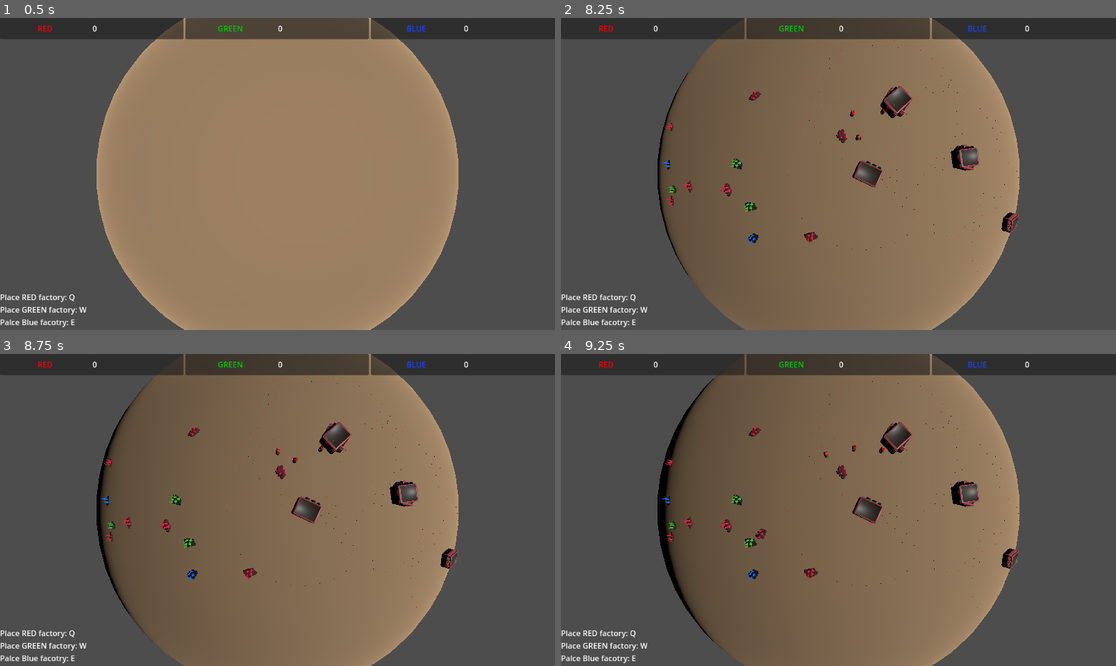
Above: before the commit, frames 1-4 (two rows, left to right).
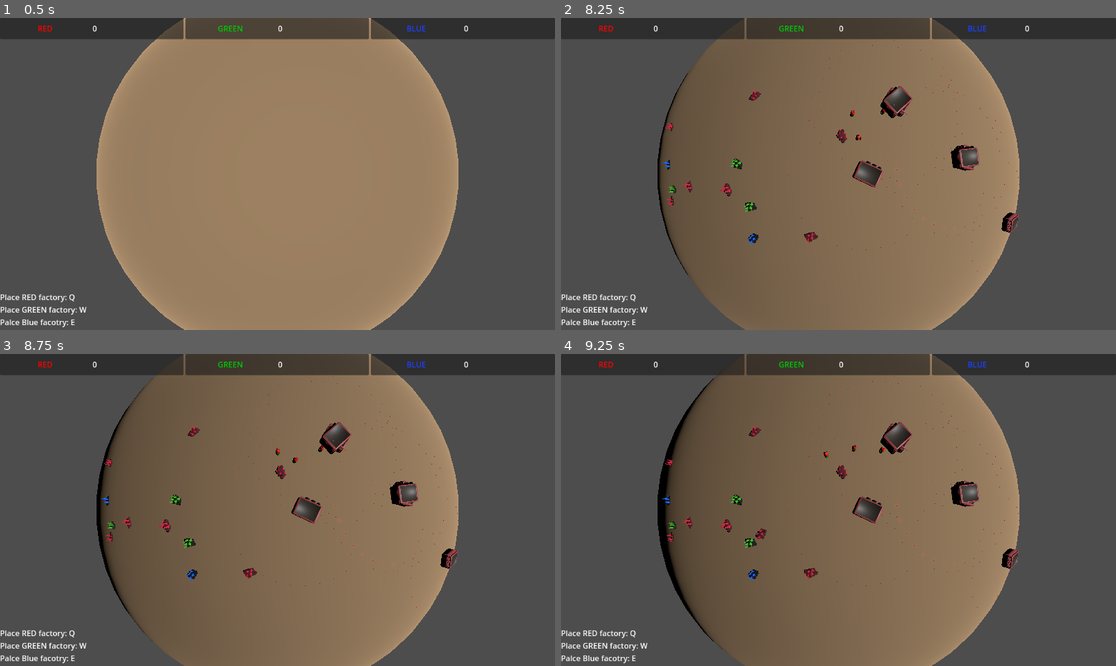
Above: after the commit, the same moments.

Repository: ShadowCurse/gmtk_2024
Game: Godot game, scene res://solar_system.tscn
Two runs of this game, one before a commit and one after it. Both use one fixed random seed, a clock stepped at 60 frames per second and the inputs below.
Inputs (mouse positions are in pixels of both pictures, inside the frame that each line leads up to):
- Up to frame 1 (0.5 s): no input
- Up to frame 2 (8.25 s): tap Enter at 0.5, 2.75, 4.25 s; move the mouse to (960, 158) at 0.52 s; hold Right (ui_right) 0.53-1.28 s; tap W (place_hub) every 1.5 s from 0.6 to 8.1 s; click (960, 158) at 0.67 s; tap Space at 1.25, 3.5, 5.75 s; move the mouse to (727, 189) at 1.27 s; hold Down (ui_down) 1.28-2.03 s; tap Q (place_resource) every 1.5 s from 1.35 to 7.35 s; move the mouse to (894, 105) at 2.02 s; hold Right (ui_right) 2.03-2.78 s; move the mouse to (810, 236) at 2.77 s; hold Up (ui_up) 2.78-3.53 s; click (810, 236) at 2.92 s; move the mouse to (1005, 220) at 3.52 s; hold Left (ui_left) 3.53-5.03 s; move the mouse to (672, 127) at 4.27 s; move the mouse to (866, 174) at 5.02 s; hold Down (ui_down) 5.03-5.78 s; click (866, 174) at 5.17 s; move the mouse to (755, 96) at 5.77 s; hold Right (ui_right) 5.78-6.53 s; move the mouse to (960, 158) at 6.52 s; hold Up (ui_up) 6.53-7.28 s; move the mouse to (727, 189) at 7.27 s; hold Right (ui_right) 7.28-8.03 s; click (727, 189) at 7.42 s; move the mouse to (894, 105) at 8.02 s; hold Down (ui_down) from 8.03 s (still down)
- Up to frame 3 (8.75 s): keep holding Down (ui_down)
- Up to frame 4 (9.25 s): move the mouse to (810, 572) at 8.77 s; release Down (ui_down) at 8.78 s; hold Left (ui_left) from 8.78 s (still down); tap Q (place_resource) at 8.85 s

Frame 1 is identical in both runs. In frame 2, less than 0.1% of the frame differs, in the area x 43-83%, y 7-78%; in frame 3, less than 0.1%; in frame 4, less than 0.1%.

Commit message:
update borders for hubs

Diff:
--- a/hub.gd
+++ b/hub.gd
@@ -3,7 +3,9 @@
 
 @export var planet: Node3D
 @export var worker_scene: PackedScene
-@export var border_element_scene: PackedScene
+@export var red_border_scene: PackedScene
+@export var green_border_scene: PackedScene
+@export var blue_border_scene: PackedScene
 @export var border_angle: float = PI / 16.0
 @export var border_elements: int = 32
 @export var spawn_offset: float = 3.0
@@ -43,24 +45,23 @@
 func _process(delta):
     pass
 
-func type_to_color(t: ResourcePoint.Type) -> Color:
-    match t:
-        ResourcePoint.Type.Red: return Color.RED
-        ResourcePoint.Type.Green: return  Color.GREEN
-        ResourcePoint.Type.Blue: return  Color.BLUE
-    return Color.WHITE
+func type_to_border() -> PackedScene:
+    match self.type:
+        ResourcePoint.Type.Red: return self.red_border_scene
+        ResourcePoint.Type.Green: return self.green_border_scene
+        ResourcePoint.Type.Blue: return self.blue_border_scene
+    return self.red_border_scene
 
 func create_border():
     var to_self = self.position.normalized()
     var right = Vector3.UP.cross(to_self).normalized()
     var first_border_element_position = self.position.rotated(right, self.border_angle)
-    var color = self.type_to_color(self.type)
+    var scene = self.type_to_border()
     var angle = 2 * PI / self.border_elements
     for i in range(self.border_elements):
         var p = first_border_element_position.rotated(to_self, angle * i)
-        var e: ResourceHubBorderElement = self.border_element_scene.instantiate()
+        var e = scene.instantiate()
         e.position = self.to_local(p)
-        e.color = color
         self.add_child(e)
 
 func select_resource_points(points: Array[ResourcePoint]):
--- a/hub.tscn
+++ b/hub.tscn
@@ -1,9 +1,11 @@
-[gd_scene load_steps=14 format=3 uid="uid://c1c8vwy6pw21f"]
+[gd_scene load_steps=16 format=3 uid="uid://c1c8vwy6pw21f"]
 
 [ext_resource type="Script" path="res://hub.gd" id="1_5l4hg"]
 [ext_resource type="PackedScene" uid="uid://cckrf2qbeium6" path="res://worker.tscn" id="2_3bq5y"]
-[ext_resource type="PackedScene" uid="uid://dlret3kv42ew5" path="res://hub_border_element.tscn" id="2_ofqwb"]
+[ext_resource type="PackedScene" uid="uid://dlret3kv42ew5" path="res://hub_red_border.tscn" id="3_x44u2"]
 [ext_resource type="PackedScene" uid="uid://dmfovwtlwe61w" path="res://assets/hub_blue_lvl1.glb" id="4_jyrmp"]
+[ext_resource type="PackedScene" uid="uid://da4ehu7ru7mpb" path="res://hub_green_border.tscn" id="4_ow3bj"]
+[ext_resource type="PackedScene" uid="uid://55aovev8pnbn" path="res://hub_blue_border.tscn" id="5_81c1m"]
 [ext_resource type="PackedScene" uid="uid://bhsote7n2yvmv" path="res://assets/hub_blue_lvl2.glb" id="5_wey62"]
 [ext_resource type="PackedScene" uid="uid://ddw3v78y3sjbn" path="res://assets/hub_blue_lvl3.glb" id="6_xc8db"]
 [ext_resource type="PackedScene" uid="uid://j204lfd5q2gm" path="res://assets/hub_green_lvl1.glb" id="7_tvoou"]
@@ -23,7 +25,9 @@
 collision_mask = 0
 script = ExtResource("1_5l4hg")
 worker_scene = ExtResource("2_3bq5y")
-border_element_scene = ExtResource("2_ofqwb")
+red_border_scene = ExtResource("3_x44u2")
+green_border_scene = ExtResource("4_ow3bj")
+blue_border_scene = ExtResource("5_81c1m")
 
 [node name="CollisionShape3D" type="CollisionShape3D" parent="."]
 transform = Transform3D(1, 0, 0, 0, 1, 0, 0, 0, 1, 0, 1.92518, 0)
@@ -48,6 +52,7 @@
 visible = false
 
 [node name="hub_red_lvl1" parent="." instance=ExtResource("10_wv5ii")]
+visible = false
 
 [node name="hub_red_lvl2" parent="." instance=ExtResource("11_vrqs7")]
 visible = false
--- /dev/null
+++ b/hub_blue_border.tscn
@@ -0,0 +1,21 @@
+[gd_scene load_steps=3 format=3 uid="uid://55aovev8pnbn"]
+
+[sub_resource type="SphereMesh" id="SphereMesh_p1rfx"]
+radius = 0.1
+height = 0.2
+
+[sub_resource type="StandardMaterial3D" id="StandardMaterial3D_d4bq1"]
+albedo_color = Color(0, 0.460113, 0.962102, 1)
+emission_enabled = true
+emission = Color(0, 0.497458, 0.982739, 1)
+
+[node name="hub_blue_border" type="Node3D"]
+
+[node name="MeshInstance3D" type="MeshInstance3D" parent="."]
+mesh = SubResource("SphereMesh_p1rfx")
+surface_material_override/0 = SubResource("StandardMaterial3D_d4bq1")
+
+[node name="OmniLight3D" type="OmniLight3D" parent="."]
+light_color = Color(0.149117, 0.583545, 1, 1)
+light_energy = 0.2
+omni_range = 1.5
--- a/hub_border_element.gd
+++ /dev/null
@@ -1,9 +0,0 @@
-extends Node3D
-class_name ResourceHubBorderElement
-
-@onready var mesh_instance_3d = $MeshInstance3D
-
-var color: Color
-
-func _ready():
-	self.mesh_instance_3d.get_surface_override_material(0).albedo_color = self.color
--- a/hub_border_element.tscn
+++ /dev/null
@@ -1,16 +0,0 @@
-[gd_scene load_steps=4 format=3 uid="uid://dlret3kv42ew5"]
-
-[ext_resource type="Script" path="res://hub_border_element.gd" id="1_f311r"]
-
-[sub_resource type="SphereMesh" id="SphereMesh_2w75g"]
-radius = 0.1
-height = 0.2
-
-[sub_resource type="StandardMaterial3D" id="StandardMaterial3D_kydck"]
-
-[node name="hub_border_element" type="Node3D"]
-script = ExtResource("1_f311r")
-
-[node name="MeshInstance3D" type="MeshInstance3D" parent="."]
-mesh = SubResource("SphereMesh_2w75g")
-surface_material_override/0 = SubResource("StandardMaterial3D_kydck")
--- /dev/null
+++ b/hub_green_border.tscn
@@ -0,0 +1,21 @@
+[gd_scene load_steps=3 format=3 uid="uid://da4ehu7ru7mpb"]
+
+[sub_resource type="SphereMesh" id="SphereMesh_wcaki"]
+radius = 0.1
+height = 0.2
+
+[sub_resource type="StandardMaterial3D" id="StandardMaterial3D_xxd73"]
+albedo_color = Color(0.19973, 0.423217, 9.62615e-08, 1)
+emission_enabled = true
+emission = Color(0, 0.410124, 0.139992, 1)
+
+[node name="hub_green_border" type="Node3D"]
+
+[node name="MeshInstance3D" type="MeshInstance3D" parent="."]
+mesh = SubResource("SphereMesh_wcaki")
+surface_material_override/0 = SubResource("StandardMaterial3D_xxd73")
+
+[node name="OmniLight3D" type="OmniLight3D" parent="."]
+light_color = Color(0, 0.45049, 0.152413, 1)
+light_energy = 0.2
+omni_range = 1.5
--- /dev/null
+++ b/hub_red_border.tscn
@@ -0,0 +1,21 @@
+[gd_scene load_steps=3 format=3 uid="uid://dlret3kv42ew5"]
+
+[sub_resource type="SphereMesh" id="SphereMesh_2w75g"]
+radius = 0.1
+height = 0.2
+
+[sub_resource type="StandardMaterial3D" id="StandardMaterial3D_kydck"]
+albedo_color = Color(0.735925, 0, 0.130057, 1)
+emission_enabled = true
+emission = Color(0.614741, 0, 0.118163, 1)
+
+[node name="hub_red_border" type="Node3D"]
+
+[node name="MeshInstance3D" type="MeshInstance3D" parent="."]
+mesh = SubResource("SphereMesh_2w75g")
+surface_material_override/0 = SubResource("StandardMaterial3D_kydck")
+
+[node name="OmniLight3D" type="OmniLight3D" parent="."]
+light_color = Color(0.70474, 0, 0.0599995, 1)
+light_energy = 0.2
+omni_range = 1.5
